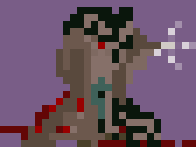
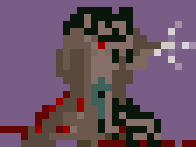
The second 196×147 image is a revision of the first. Changes to its layers:
added group "In" with 4 layers in group "Fatigue" over (x1=91, y1=14, x2=133, y2=84)
moved "Fatigue01.png" into group "In", painted on it over (x1=91, y1=14, x2=126, y2=63)
moved "Fatigue02.png" into group "In", painted on it over (x1=91, y1=14, x2=126, y2=63)
added layer "Fatigue03.png" in group "In" over (x1=119, y1=28, x2=133, y2=84)
added layer "Fatigue04.png" in group "In" over (x1=112, y1=21, x2=133, y2=84)
added group "Loop" with 6 layers in group "Fatigue" over (x1=112, y1=21, x2=133, y2=84)
added layer "Fatigue05.png" in group "Loop" over (x1=112, y1=21, x2=133, y2=84)
added layer "Fatigue06.png" in group "Loop" over (x1=112, y1=21, x2=133, y2=84)
added layer "Fatigue07.png" in group "Loop" over (x1=119, y1=28, x2=133, y2=84)
added layer "Fatigue08.png" in group "Loop" over (x1=119, y1=35, x2=133, y2=84)
added layer "Fatigue09.png" in group "Loop" over (x1=119, y1=35, x2=133, y2=84)
added layer "Fatigue10.png" in group "Loop" over (x1=119, y1=28, x2=133, y2=84)
added group "Out" with 4 layers in group "Fatigue" over (x1=91, y1=14, x2=133, y2=84)
added layer "Fatigue11.png" in group "Out" over (x1=112, y1=21, x2=133, y2=84)
added layer "Fatigue12.png" in group "Out" over (x1=119, y1=28, x2=133, y2=84)
added layer "Fatigue13.png" in group "Out" over (x1=91, y1=14, x2=126, y2=63)
added layer "Fatigue14.png" in group "Out" over (x1=91, y1=14, x2=119, y2=28)
